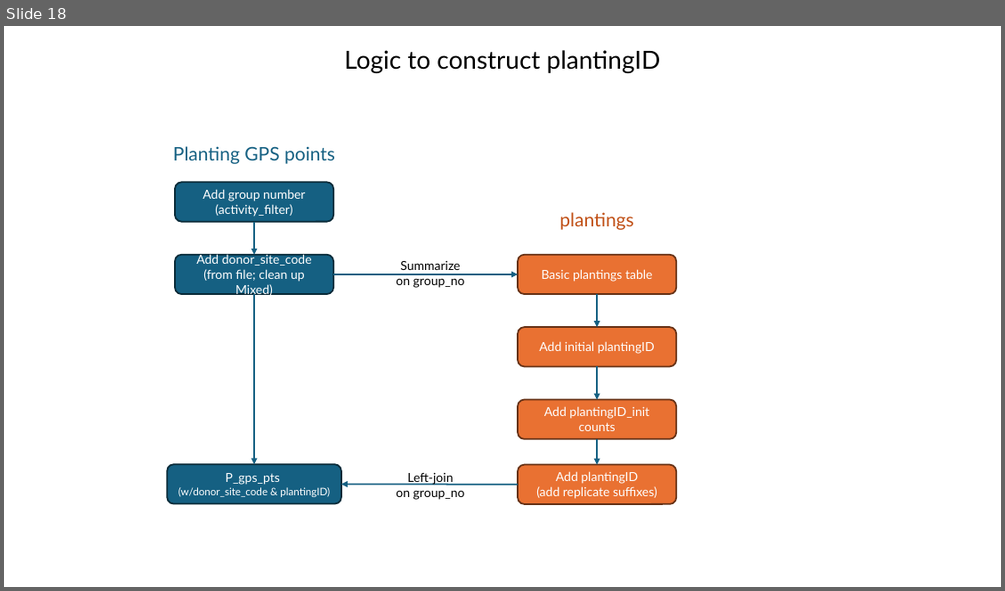
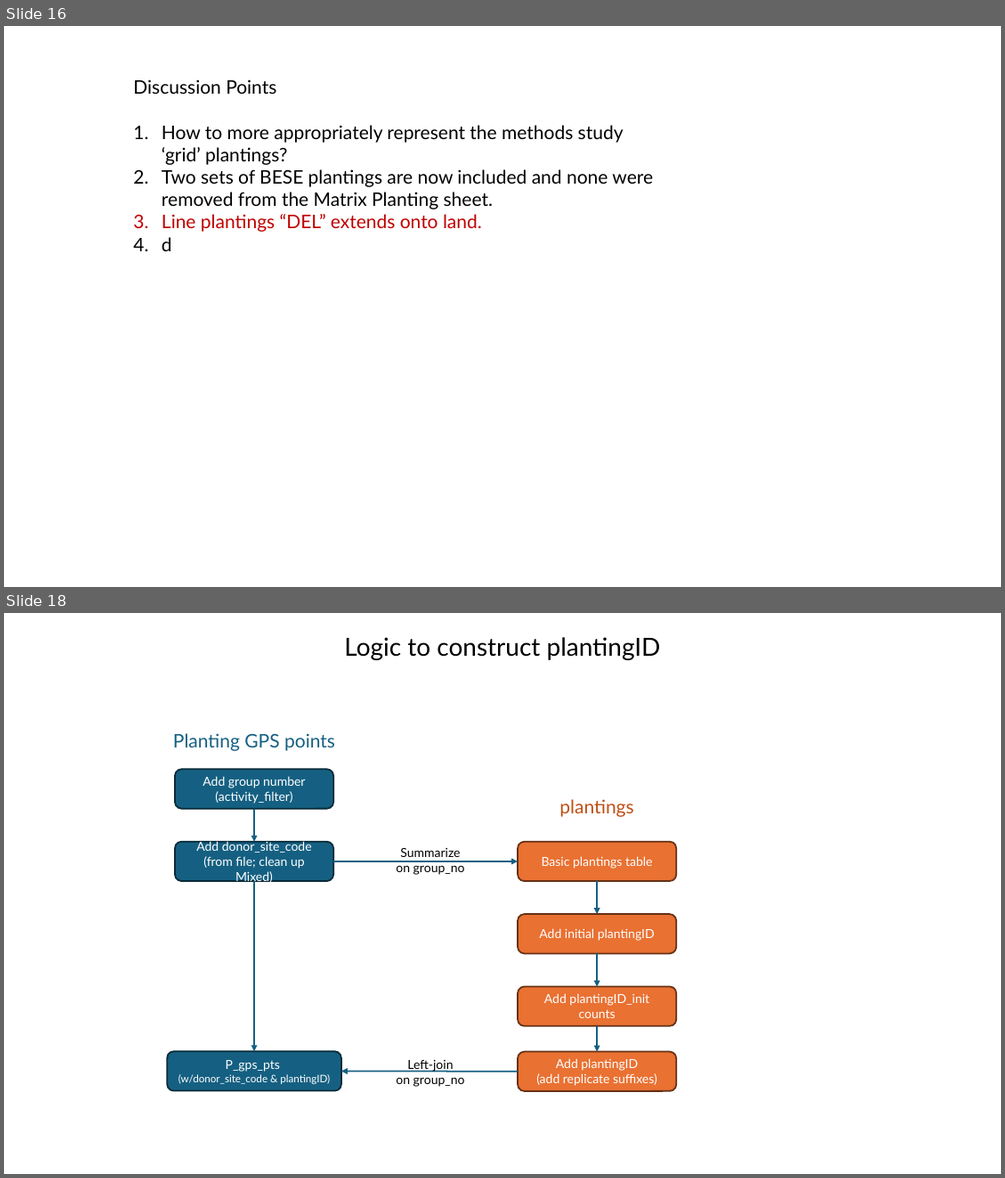
Before and after one commit to WA-Nearshore/seagrass-restoration-processing, a slide deck: docs/seagrass_restoration_storymap_notes.pptx. Shown one above the other, each under a label of ours: slide 18 before the commit, slides 16 and 18 after it; the slides between them are not shown. The pictures are 1005x591 and 1005x1178 pixels, drawn with LibreOffice and Linux fonts; fonts in the diff are those of the drawing. Boxes give left, top, right and bottom in pixels: in the first picture for what was removed or moved away, otherwise in the second. Text is boxed around its words. In the diff, an @@ line names an element or a change of style, - is before the commit and + after.

Commit message:
Prepped monitoring sheet in matrix snapshot.

```diff
--- a/docs/seagrass_restoration_storymap_notes.pptx
+++ b/docs/seagrass_restoration_storymap_notes.pptx
@@ slide 16 added at (4, 26, 1001, 587), background #FFFFFF @@
@@ text added at (133, 79, 653, 251), 18 pt, text #000000 @@
+Discussion Points
+1. How to more appropriately represent the methods study ‘grid’ plantings?
+2. Two sets of BESE plantings are now included and none were removed from the Matrix Planting sheet.
+3. Line plantings “DEL” extends onto land.
+4. d
```
Also in this commit, not shown: 2 slides changed, 1 slide removed, 1 other file.
